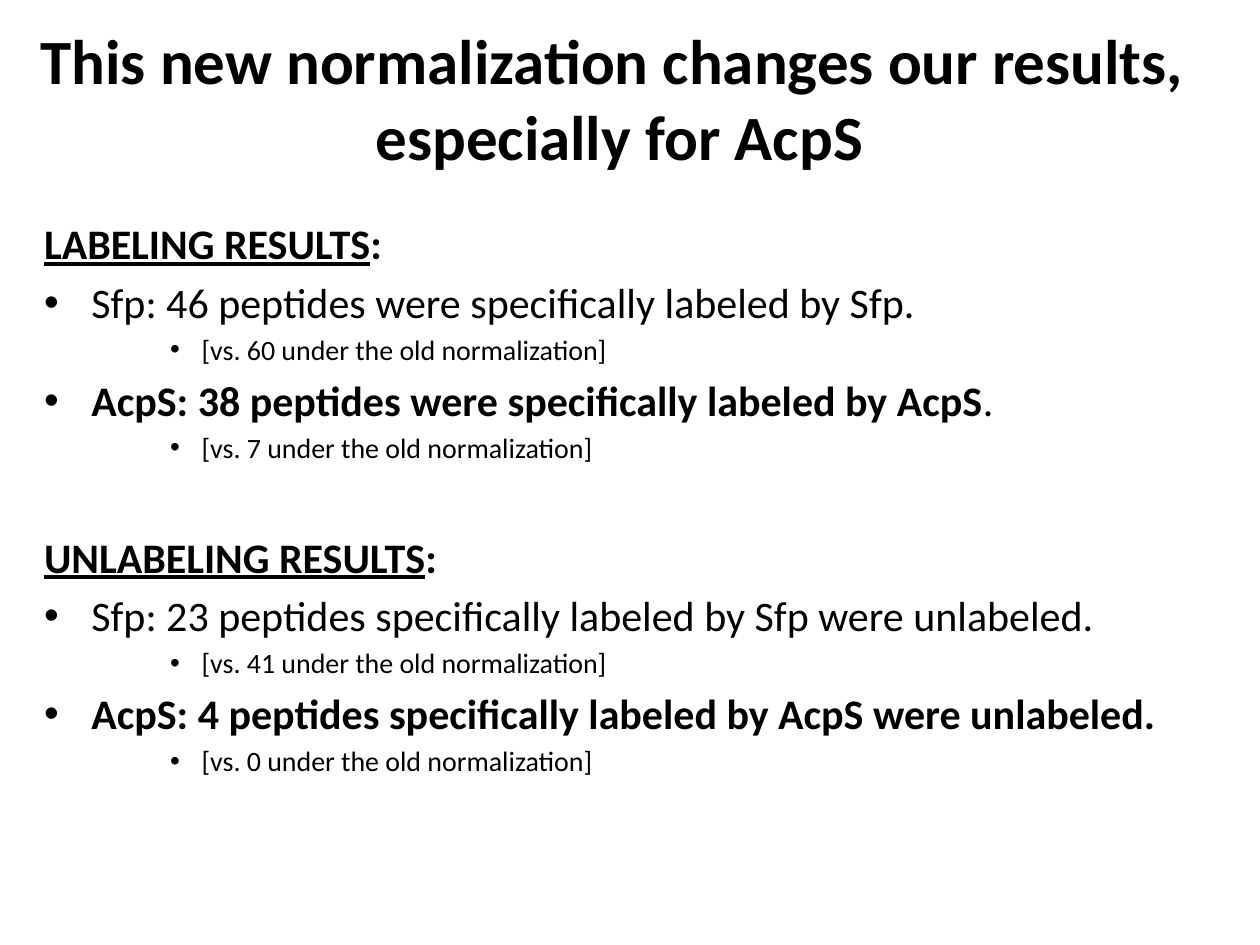
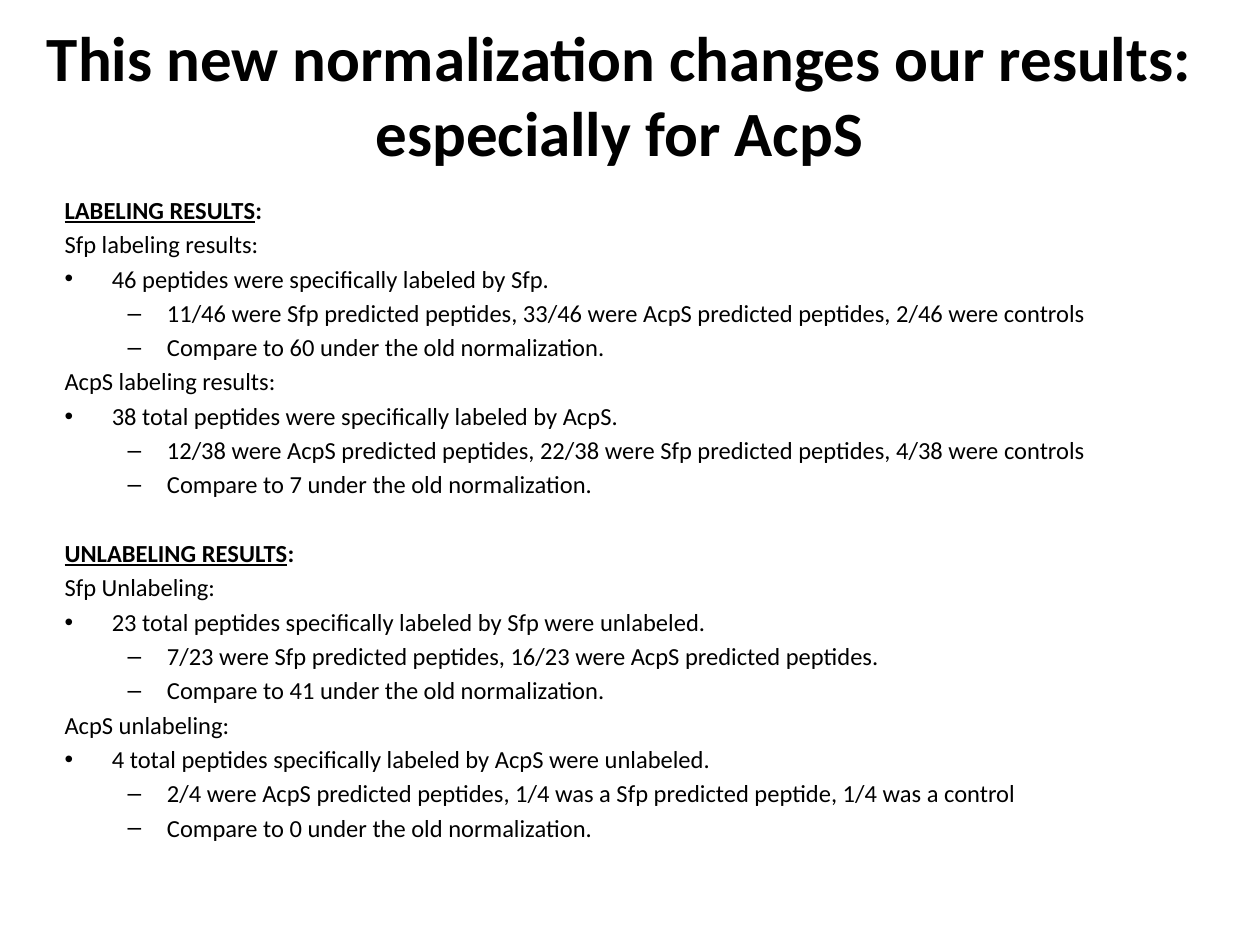
Before and after one commit to peter-i-frazier/pool, a slide deck: slide 9 of presentations/orthogonal_peptide_result_analysis.pptx (slide 8 before the commit). Drawn at 1260x945 pixels with LibreOffice and Linux fonts; fonts in the diff are those of the drawing. Boxes give left, top, right and bottom in pixels: in the first picture for what was removed or moved away, otherwise in the second. Text is boxed around its words. In the diff, an @@ line names an element or a change of style, - is before the commit and + after.

Commit message:
Updating the slides to include numbers on # from Sfp predictions, vs. # from AcpS predictions.  I still wonder whether we flipped the labels, calling things Sfp predictions that were really AcpS predictions.

```diff
--- a/presentations/orthogonal_peptide_result_analysis.pptx
+++ b/presentations/orthogonal_peptide_result_analysis.pptx
@@ title at [47, 36, 1191, 166]: text changed @@
-This new normalization changes our results,
-especially for AcpS
+This new normalization changes our results:
+especially for AcpS
@@ text "LABELING RESULTS:": place and size @@
-text "LABELING RESULTS:" at [44, 231, 1155, 775]
+text "LABELING RESULTS:" at [65, 203, 1084, 841]
@@ text at [65, 203, 295, 566]: size 24 to 14 pt in "LABELING RESULTS:", "UNLABELING RESULTS:"; less space between paragraphs @@
@@ text at [65, 236, 1084, 497]: text changed; size 24 to 14 pt @@
-• Sfp: 46 peptides were specifically labeled by Sfp.
-    • [vs. 60 under the old normalization]
-• AcpS: 38 peptides were specifically labeled by AcpS.
-    • [vs. 7 under the old normalization]
+Sfp labeling results:
+• 46 peptides were specifically labeled by Sfp.
+  – 11/46 were Sfp predicted peptides, 33/46 were AcpS predicted peptides, 2/46 were controls
+  – Compare to 60 under the old normalization.
+AcpS labeling results:
+• 38 total peptides were specifically labeled by AcpS.
+  – 12/38 were AcpS predicted peptides, 22/38 were Sfp predicted peptides, 4/38 were controls
+  – Compare to 7 under the old normalization.
@@ text at [65, 579, 1015, 841]: text changed; size 24 to 14 pt @@
-• Sfp: 23 peptides specifically labeled by Sfp were unlabeled.
-    • [vs. 41 under the old normalization]
-• AcpS: 4 peptides specifically labeled by AcpS were unlabeled.
-    • [vs. 0 under the old normalization]
+Sfp Unlabeling:
+• 23 total peptides specifically labeled by Sfp were unlabeled.
+  – 7/23 were Sfp predicted peptides, 16/23 were AcpS predicted peptides.
+  – Compare to 41 under the old normalization.
+AcpS unlabeling:
+• 4 total peptides specifically labeled by AcpS were unlabeled.
+  – 2/4 were AcpS predicted peptides, 1/4 was a Sfp predicted peptide, 1/4 was a control
+  – Compare to 0 under the old normalization.
```
Also in this commit, not shown: 1 slide added.
